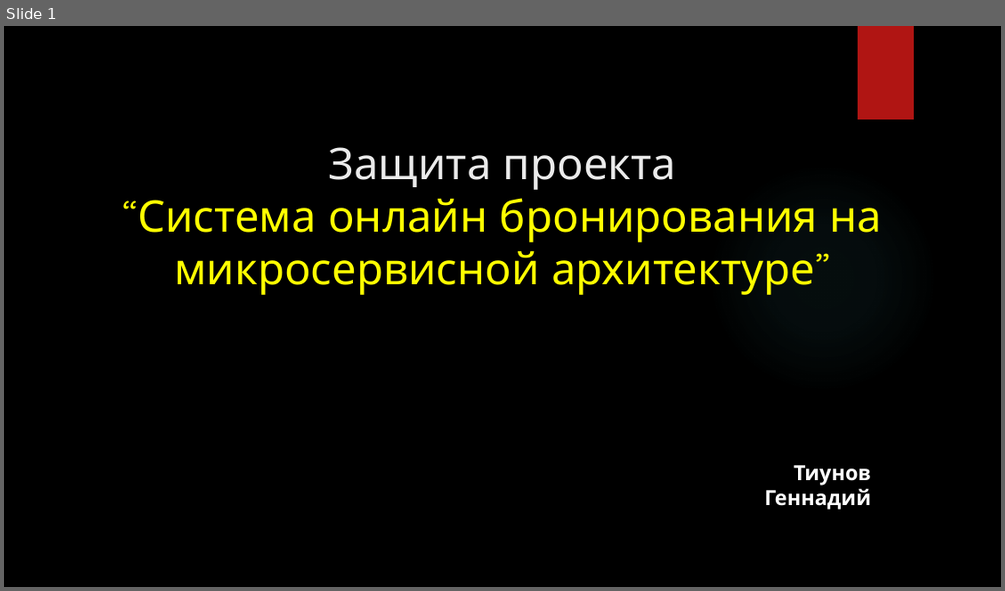
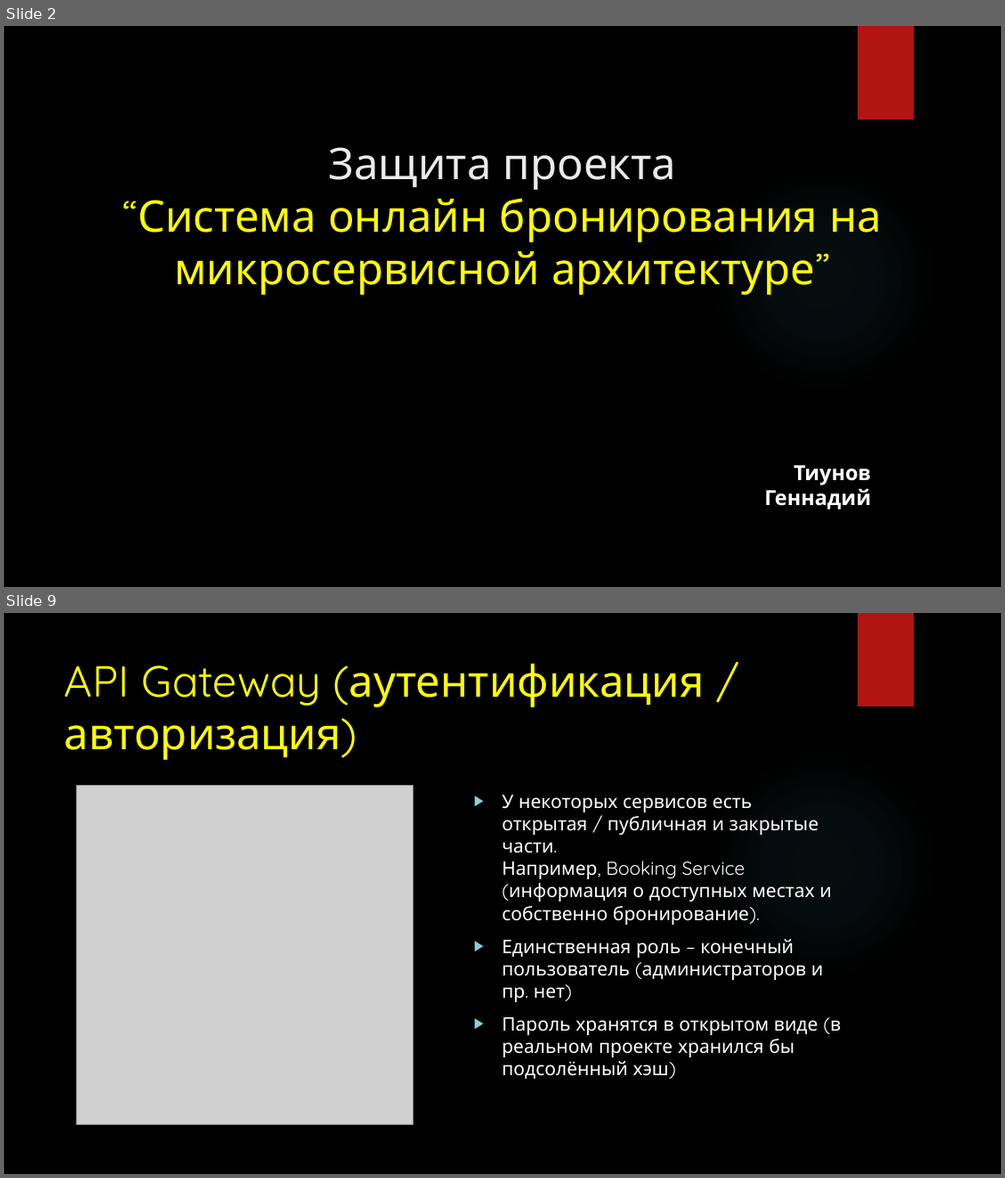
Before and after one commit to gennadytiunov/arch-labs, a slide deck: course-work/Presentation/Circus - Presentation.pptx. Shown one above the other, each under a label of ours: slide 1 before the commit, slides 2 and 9 after it; the slides between them are not shown. The pictures are 1005x591 and 1005x1178 pixels, drawn with LibreOffice and Linux fonts; fonts in the diff are those of the drawing; grey boxes stand for pictures; background and template pictures are left out. Boxes give left, top, right and bottom in pixels: in the first picture for what was removed or moved away, otherwise in the second. Text is boxed around its words. In the diff, an @@ line names an element or a change of style, - is before the commit and + after.

```diff
--- a/course-work/Presentation/Circus - Presentation.pptx
+++ b/course-work/Presentation/Circus - Presentation.pptx
@@ slide 9 added at box(4, 613, 1001, 1174), background picture (left out); not listed: 2 template elements that a slide beside it also shows @@
@@ title added at box(65, 663, 704, 760), 42 pt, text #FFFF00 @@
+API Gateway (аутентификация / авторизация)
@@ picture added at box(76, 786, 413, 1125) @@
@@ text added at box(502, 795, 841, 1078), 18 pt, text #FFFFFF @@
+▶ У некоторых сервисов есть открытая / публичная и закрытые части.
+  Например, Booking Service (информация о доступных местах и собственно бронирование).
+▶ Единственная роль – конечный пользователь (администраторов и пр. нет)
+▶ Пароль хранятся в открытом виде (в реальном проекте хранился бы подсолённый хэш)
@@ what was slide 1 is now slide 2 @@
```
Also in this commit, not shown: 5 slides changed, 5 other slides added, 1 slide removed, 10 other files.
